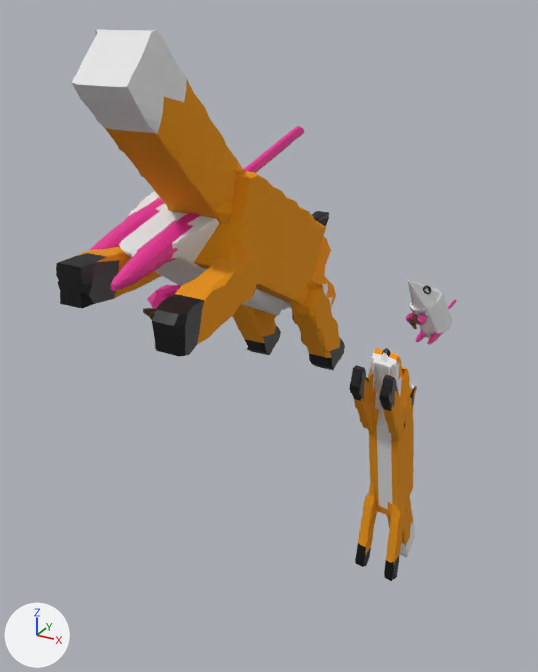
The glTF model MorphScene.glb: old version first, new version second.
Rendered twice from a 50 mm lens placed at (2.93, -4.9, 5.58), pointed at (-2.11, 4.27, 1.0). Arrows for +X, +Y and +Z are at lower left; the lights stay in place. Where no turn or scale is listed for an object, it has been applied to the vertices.

Before the edit, the objects in view are built like this:
```python
ob_fox = bpy.data.objects.new('fox', me_cube_008)
ob_fox.location = (-0.67, 0.48, 3.87)
ob_fox_001 = bpy.data.objects.new('fox.001', me_cube_001)
ob_fox_001.location = (-0.93, 6.5, -3.63)
ob_rat_001 = bpy.data.objects.new('rat.001', me_torus_001)
ob_rat_001.location = (-1.36, 3.17, 2.54)
# also in view: 'rat' at (-0.52, 7.62, 0.85)
```
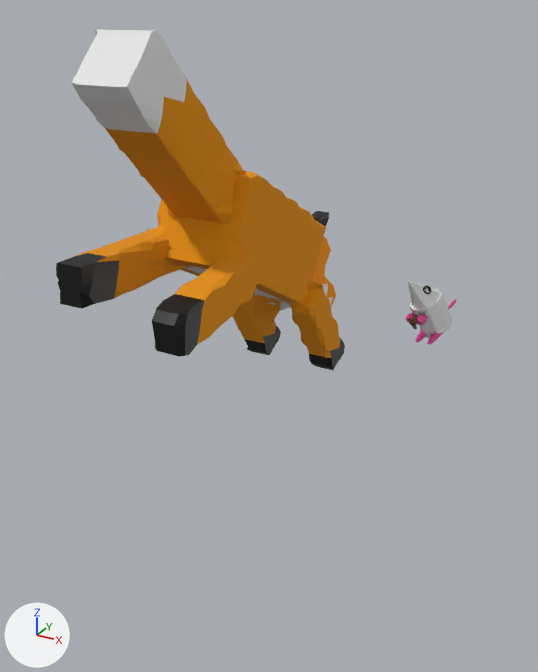
What changed in the scene script:
```text
Remove ob_rat_001:
    ob_rat_001 = bpy.data.objects.new('rat.001', me_torus_001)
    ob_rat_001.location = (-1.36, 3.17, 2.54)
Remove ob_fox_001:
    ob_fox_001 = bpy.data.objects.new('fox.001', me_cube_001)
    ob_fox_001.location = (-0.93, 6.5, -3.63)
```

Pixel boxes (x1, y1, x2, y2) of what changed, in the pictures (538 x 672 px):
'fox.001', deleted: before (349, 348, 417, 581)
    faces in mat_material_013 (orange #e79300): (354, 364, 416, 547)
    faces in mat_material_015 (white #e7e7e7): (370, 353, 415, 557)
    faces in mat_material_011 (orange #e79300): (358, 494, 406, 563)
    faces in mat_material_017 (black #000000): (349, 348, 417, 411)
    faces in mat_material_012 (black #000000): (355, 544, 399, 581)
'rat.001', deleted: before (89, 126, 304, 320)
    faces in mat_material_005 (pink #e72d95): (89, 126, 304, 309)
    faces in mat_material_003 (white #e7e7e7): (119, 192, 284, 316)
